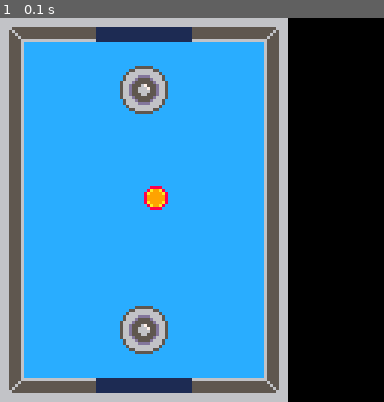
Above: before the commit, frame 1.
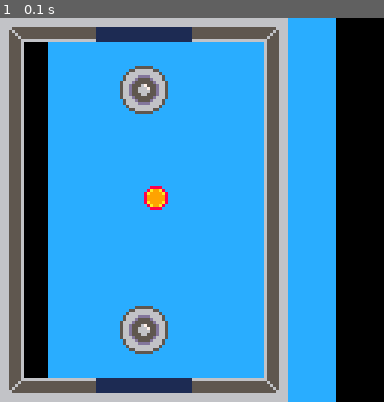
Above: after the commit, the same moment.

Repository: robotspacefish/air-hockey
Game: PICO-8 cartridge airhockey.p8
The game is run twice, just before and just after one commit, with the same random seed, the same clock (stepped at 60 frames per second) and the same inputs.
Inputs:
- Up to frame 1 (0.1 s): no input

The runs differ from the first frame. In frame 1, 18% of the frame differs, in the area x 6-88%, y 0-100%.

Commit message:
draw table bg rect and delete score area

Diff:
--- a/airhockey.p8
+++ b/airhockey.p8
@@ -6,9 +6,8 @@
 
 function _draw()
   cls()
-  rectfill(8, 0, 95, 128, 12) -- score area
+  rectfill(16, 0, 111, 128, 12) -- table bg
   map(0, 0, 0,0,16,16)
-
 end
 
 function _update()
